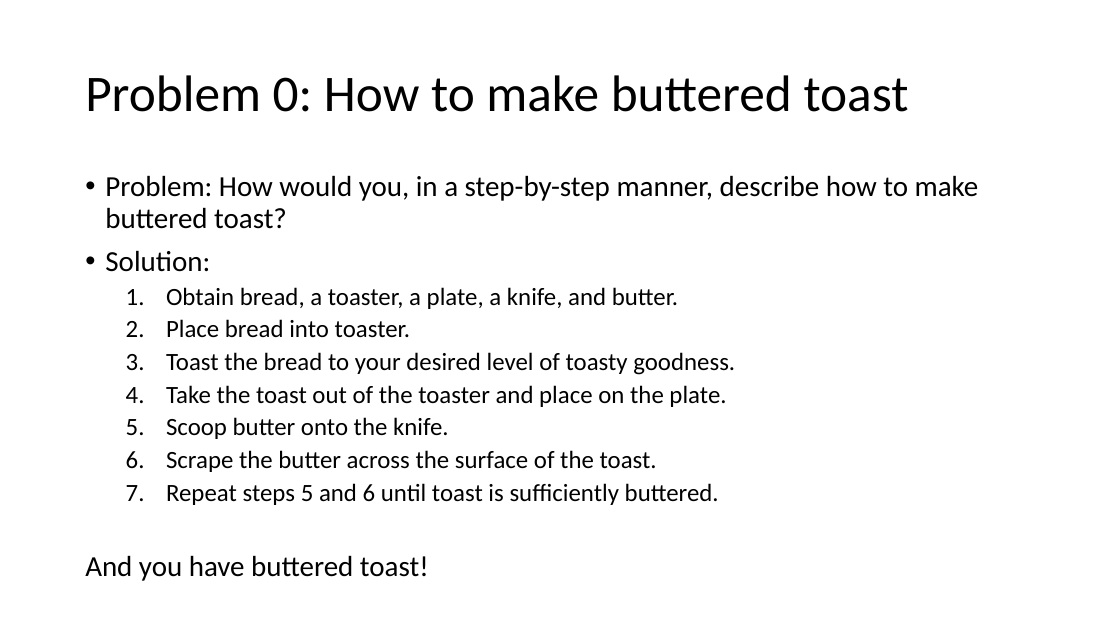
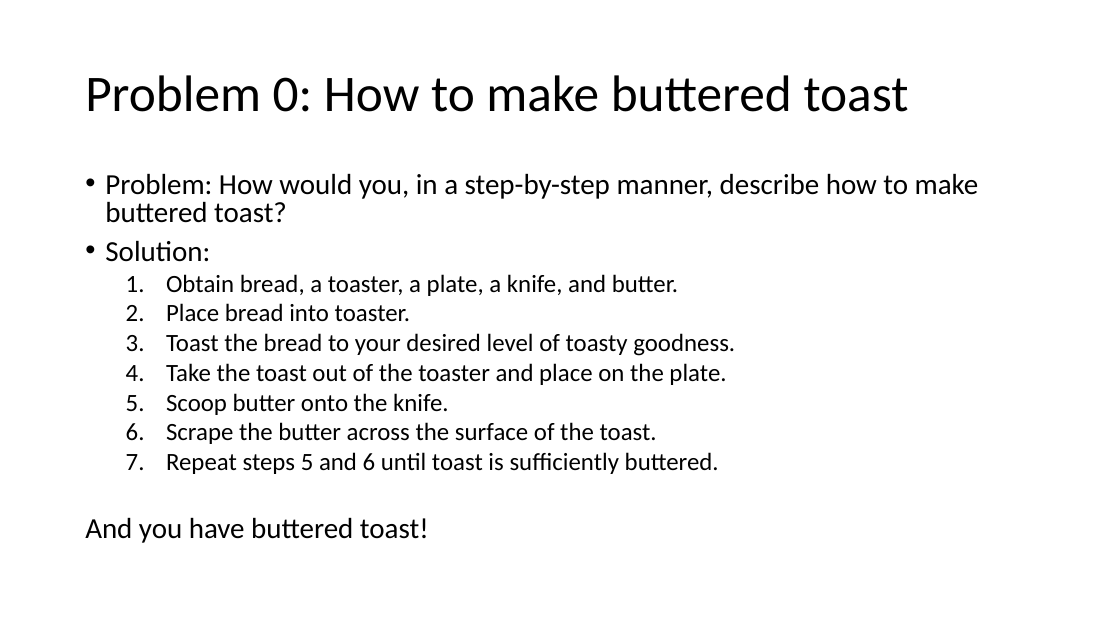
Before and after one commit to MrJoshGross/Course-Curricular-Material, a slide deck: slide 3 of Computer Science Discoveries/Lectures/Lecture 0 - Problems and Problem Solving.pptx. Drawn at 1120x630 pixels with LibreOffice and Linux fonts; fonts in the diff are those of the drawing. Boxes give left, top, right and bottom in pixels: in the first picture for what was removed or moved away, otherwise in the second. Text is boxed around its words. In the diff, an @@ line names an element or a change of style, - is before the commit and + after.

```diff
--- a/Computer Science Discoveries/Lectures/Lecture 0 - Problems and Problem Solving.pptx
+++ b/Computer Science Discoveries/Lectures/Lecture 0 - Problems and Problem Solving.pptx
@@ text "Problem: How would you, in ..." at [85, 173, 979, 543]: line spacing 0.9 to 0.8 @@
```
Also in this commit, not shown: 10 other slides changed, 9 slides added, 1 other file.
